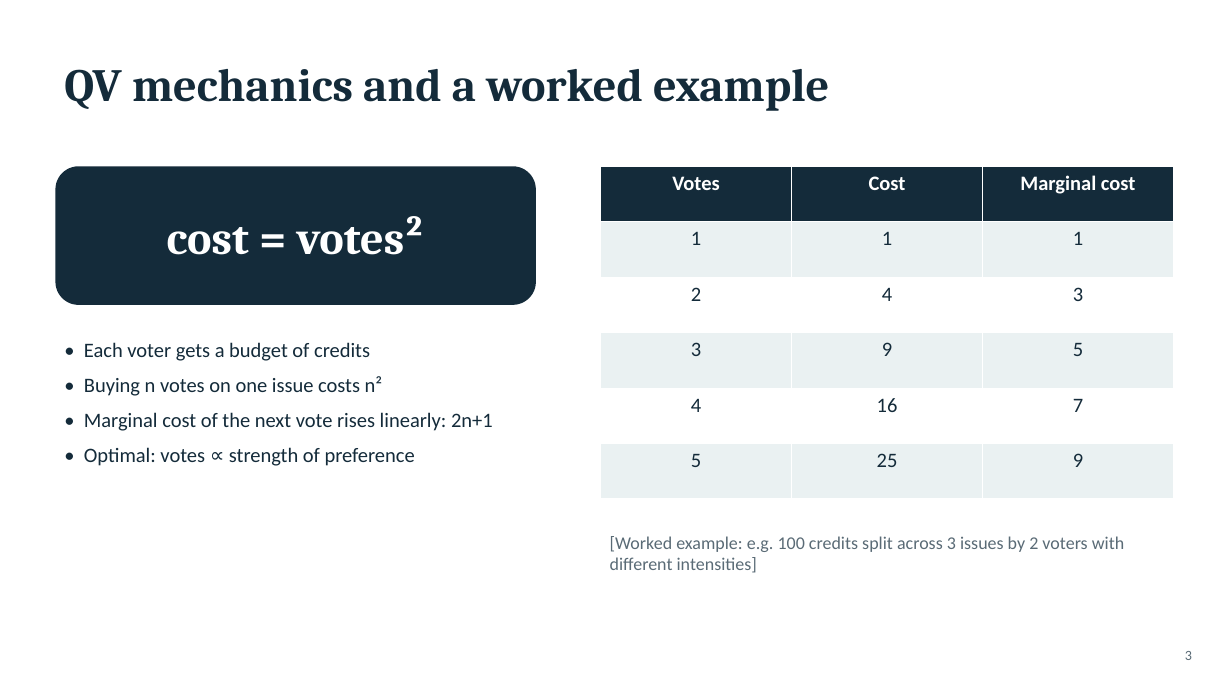
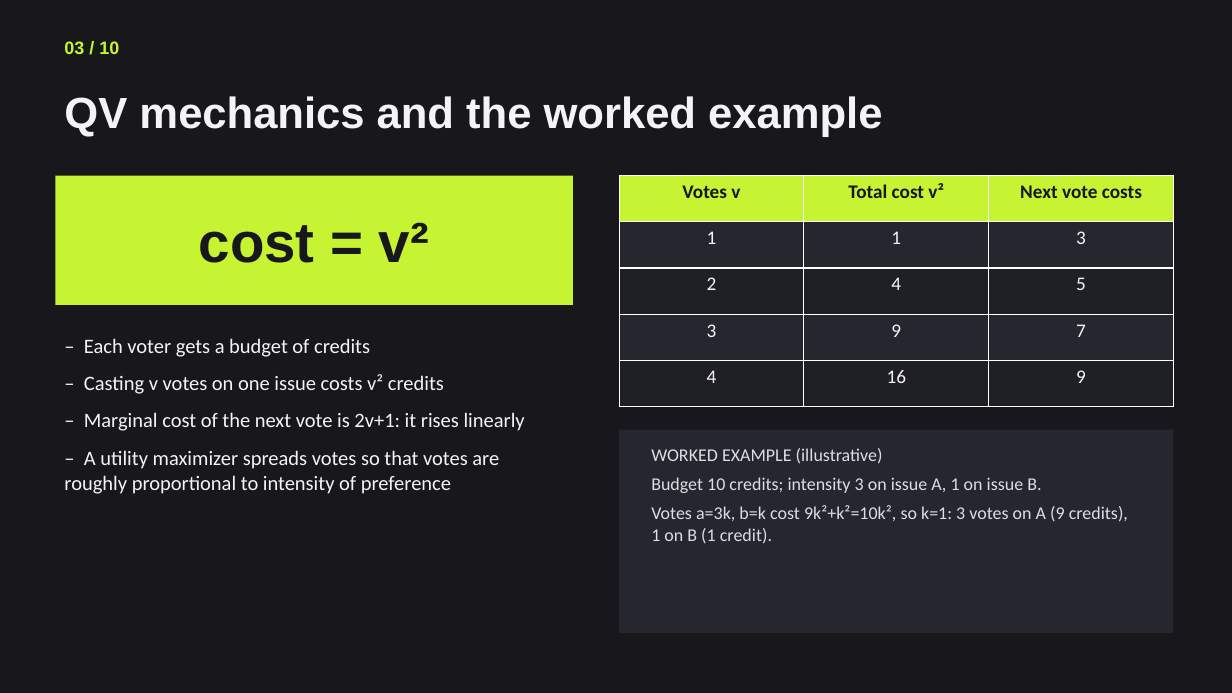
Before and after one commit to Jeanmauratille/quadratic_voting, a slide deck: slide 3 of final_project_outline.pptx. Drawn at 1232x693 pixels with LibreOffice and Linux fonts; fonts in the diff are those of the drawing. Boxes give left, top, right and bottom in pixels: in the first picture for what was removed or moved away, otherwise in the second. Text is boxed around its words. In the diff, an @@ line names an element or a change of style, - is before the commit and + after.

Commit message:
new format, populated with new info

```diff
--- a/final_project_outline.pptx
+++ b/final_project_outline.pptx
@@ background #FFFFFF to #17171C @@
@@ text added at bbox=[64, 41, 119, 54], 14 pt, text #C6F432, bold @@
+03 / 10
@@ text at bbox=[64, 96, 882, 137]: text changed; size 36 to 34 pt; font Cambria to Arial; text colour #142B3A to #F4F4F6 @@
-QV mechanics and a worked example
+QV mechanics and the worked example
@@ rectangle: place and size @@
-rectangle at bbox=[55, 166, 536, 305]
+rectangle at bbox=[55, 176, 573, 305]
@@ rectangle at bbox=[55, 176, 573, 305]: rounded rectangle to rectangle; fill #142B3A to #C6F432 @@
@@ table at bbox=[619, 176, 1174, 407] @@
-row 1: Votes | Cost | Marginal cost
-row 2: 1 | 1 | 1
-row 3: 2 | 4 | 3
-row 4: 3 | 9 | 5
-row 5: 4 | 16 | 7
-row 6: 5 | 25 | 9
+row 1: Votes v | Total cost v² | Next vote costs
+row 2: 1 | 1 | 3
+row 3: 2 | 4 | 5
+row 4: 3 | 9 | 7
+row 5: 4 | 16 | 9
@@ table: place and size @@
-table at bbox=[601, 166, 1175, 499]
+table at bbox=[619, 176, 1174, 407]
@@ text at bbox=[199, 222, 429, 263]: text changed; size 36 to 44 pt; font Cambria to Arial; text colour #FFFFFF to #17171C @@
-cost = votes²
+cost = v²
@@ text at bbox=[64, 338, 525, 494]: text changed; text colour #142B3A to #F4F4F6 @@
-• Each voter gets a budget of credits
-• Buying n votes on one issue costs n²
-• Marginal cost of the next vote rises linearly: 2n+1
-• Optimal: votes ∝ strength of preference
+– Each voter gets a budget of credits
+– Casting v votes on one issue costs v² credits
+– Marginal cost of the next vote is 2v+1: it rises linearly
+– A utility maximizer spreads votes so that votes are roughly proportional to intensity of preference
@@ rectangle added at bbox=[619, 430, 1174, 633], fill #26262E @@
@@ text added at bbox=[651, 448, 1128, 544], 14 pt, text #DDDDE4 @@
+WORKED EXAMPLE (illustrative)
+Budget 10 credits; intensity 3 on issue A, 1 on issue B.
+Votes a=3k, b=k cost 9k²+k²=10k², so k=1: 3 votes on A (9 credits), 1 on B (1 credit).
@@ text removed at bbox=[610, 536, 1124, 573] @@
-[Worked example: e.g. 100 credits split across 3 issues by 2 voters with different intensities]
@@ text removed at bbox=[1185, 651, 1192, 660] @@
-3
```
Also in this commit, not shown: 7 other slides changed, 2 slides added, 2 slides removed.
